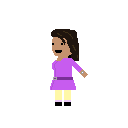
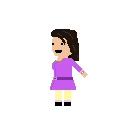
Layered file, before and after one edit (128x128). Changes by layer:
painted on "Layer 1" over [52, 37, 88, 78]
